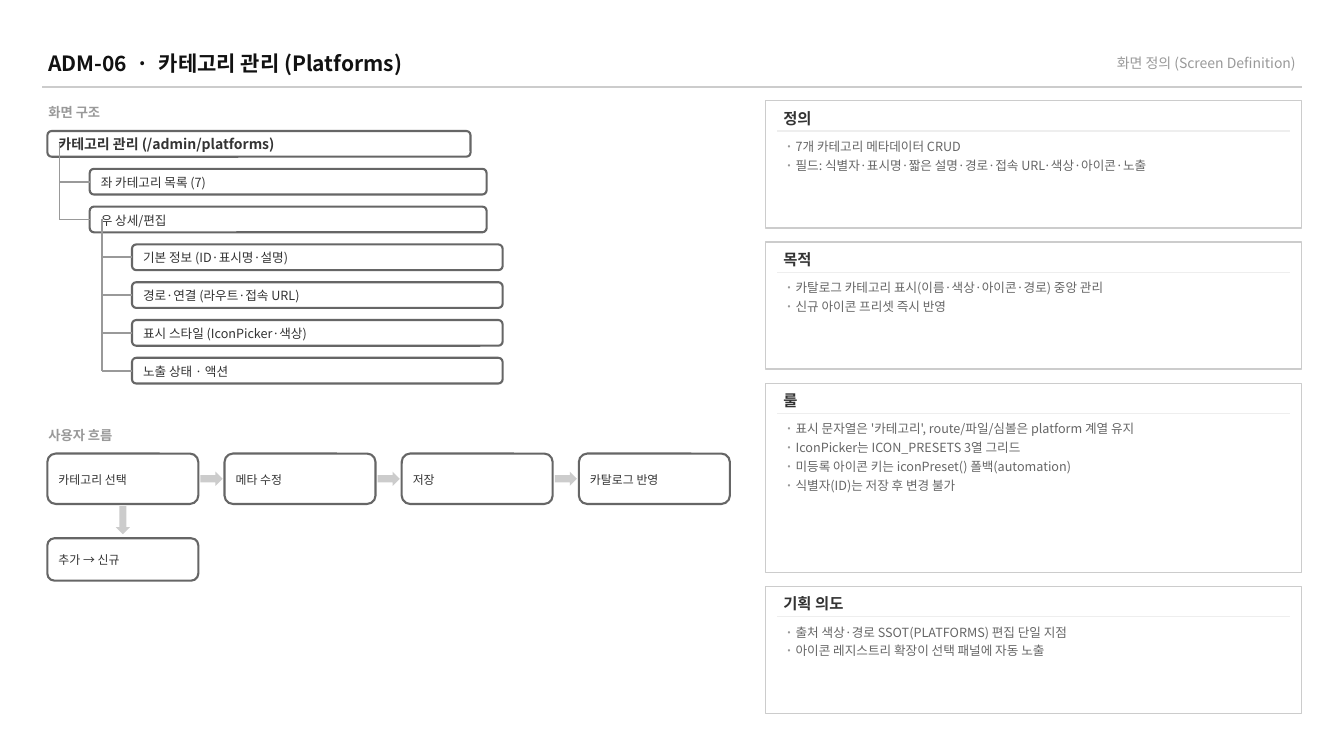
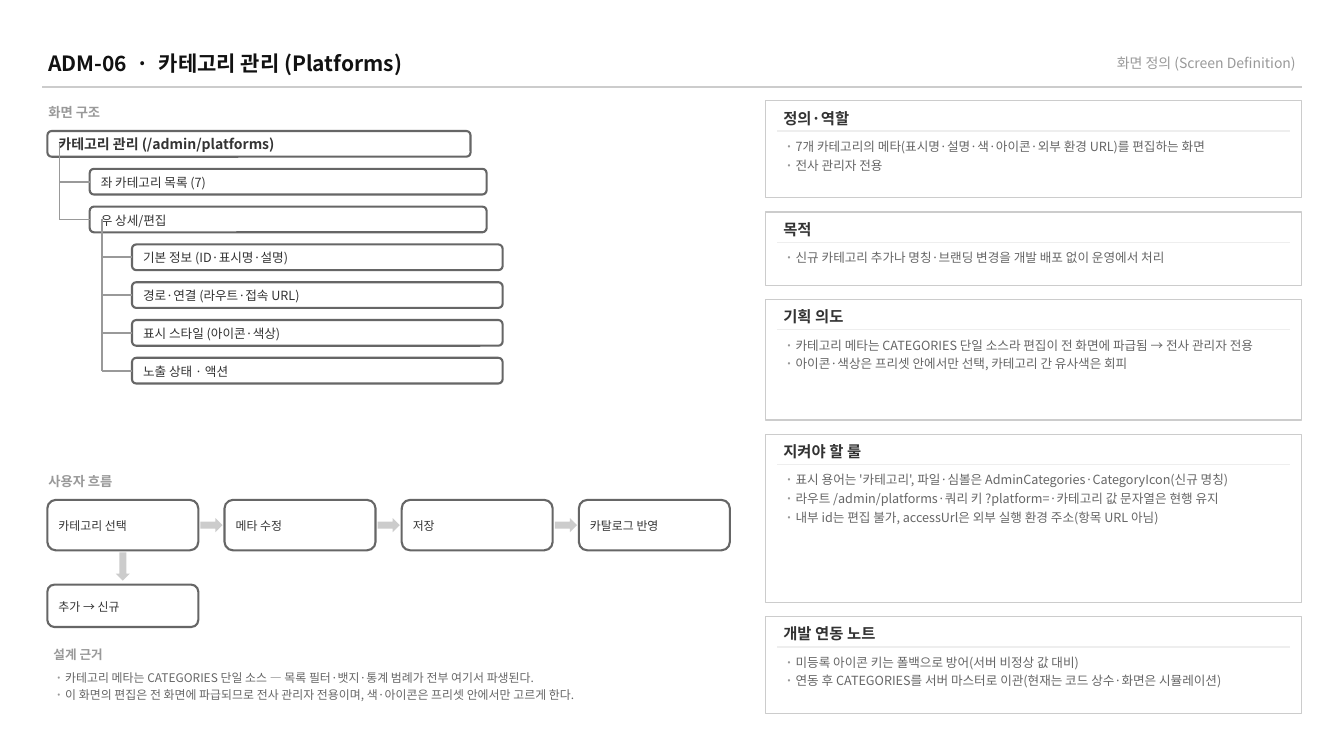
Before and after one commit to BaeNerd/Workspace, a slide deck: slide 15 of axplatform/docs/screen-specs/admin-screens.pptx. Drawn at 1344x756 pixels with LibreOffice and Linux fonts; fonts in the diff are those of the drawing. Boxes give left, top, right and bottom in pixels: in the first picture for what was removed or moved away, otherwise in the second. Text is boxed around its words. In the diff, an @@ line names an element or a change of style, - is before the commit and + after.

```diff
--- a/axplatform/docs/screen-specs/admin-screens.pptx
+++ b/axplatform/docs/screen-specs/admin-screens.pptx
@@ rectangle: place and size @@
-rectangle at <box>765,101,1302,228</box>
+rectangle at <box>765,101,1302,198</box>
@@ text at <box>783,111,849,126</box>: text changed @@
-정의
+정의·역할
@@ text at <box>796,140,1205,171</box>: text changed @@
-· 7개 카테고리 메타데이터 CRUD
-· 필드: 식별자·표시명·짧은 설명·경로·접속 URL·색상·아이콘·노출
+· 7개 카테고리의 메타(표시명·설명·색·아이콘·외부 환경 URL)를 편집하는 화면
+· 전사 관리자 전용
@@ rectangle added at <box>765,212,1302,285</box>, fill #FFFFFF, outline #CCCCCC 1 pt @@
@@ text "목적": place and size @@
-text "목적" at <box>783,252,811,267</box>
+text "목적" at <box>783,222,811,237</box>
@@ line moved from (777, 272) - (1290, 272) to (777, 242) - (1290, 242) @@
@@ text added at <box>796,251,1164,263</box>, 9 pt, text #666666 @@
+· 신규 카테고리 추가나 명칭·브랜딩 변경을 개발 배포 없이 운영에서 처리
@@ rectangle: place and size @@
-rectangle at <box>765,242,1302,369</box>
+rectangle at <box>765,299,1302,420</box>
@@ text removed at <box>796,281,1103,312</box> @@
-· 카탈로그 카테고리 표시(이름·색상·아이콘·경로) 중앙 관리
-· 신규 아이콘 프리셋 즉시 반영
@@ text at <box>143,327,281,341</box>: text changed @@
-표시 스타일 (IconPicker·색상)
+표시 스타일 (아이콘·색상)
@@ text "기획 의도": place and size @@
-text "기획 의도" at <box>783,596,843,611</box>
+text "기획 의도" at <box>783,309,843,324</box>
@@ line added from (777, 330) to (1290, 330), #EEEEEE 1 pt @@
@@ text added at <box>796,339,1253,370</box>, 9 pt, text #666666 @@
+· 카테고리 메타는 CATEGORIES 단일 소스라 편집이 전 화면에 파급됨 → 전사 관리자 전용
+· 아이콘·색상은 프리셋 안에서만 선택, 카테고리 간 유사색은 회피
@@ rectangle: place and size @@
-rectangle at <box>765,383,1302,573</box>
+rectangle at <box>765,435,1302,603</box>
@@ text at <box>783,442,861,462</box>: text changed @@
-룰
+지켜야 할 룰
@@ line moved from (777, 413) - (1290, 413) to (777, 465) - (1290, 465) @@
@@ text at <box>796,473,1228,524</box>: text changed @@
-· 표시 문자열은 '카테고리', route/파일/심볼은 platform 계열 유지
-· IconPicker는 ICON_PRESETS 3열 그리드
-· 미등록 아이콘 키는 iconPreset() 폴백(automation)
-· 식별자(ID)는 저장 후 변경 불가
+· 표시 용어는 '카테고리', 파일·심볼은 AdminCategories·CategoryIcon(신규 명칭)
+· 라우트 /admin/platforms·쿼리 키 ?platform=·카테고리 값 문자열은 현행 유지
+· 내부 id는 편집 불가, accessUrl은 외부 실행 환경 주소(항목 URL 아님)
@@ 6 texts, 5 rounded rectangles, 3 right arrows, 1 down arrow: place and size @@
-6 texts, 5 rounded rectangles, 3 right arrows, 1 down arrow at <box>47,429,730,581</box>
+6 texts, 5 rounded rectangles, 3 right arrows, 1 down arrow at <box>47,475,730,627</box>
@@ rectangle: place and size @@
-rectangle at <box>765,587,1302,714</box>
+rectangle at <box>765,617,1302,714</box>
@@ text added at <box>783,626,875,641</box>, 11 pt, text #333333, bold @@
+개발 연동 노트
@@ text removed at <box>796,626,1067,656</box> @@
-· 출처 색상·경로 SSOT(PLATFORMS) 편집 단일 지점
-· 아이콘 레지스트리 확장이 선택 패널에 자동 노출
@@ text added at <box>53,648,103,660</box>, 9 pt, text #999999, bold @@
+설계 근거
@@ line moved from (777, 617) - (1290, 617) to (777, 647) - (1290, 647) @@
@@ text added at <box>796,656,1221,688</box>, 9 pt, text #666666 @@
+· 미등록 아이콘 키는 폴백으로 방어(서버 비정상 값 대비)
+· 연동 후 CATEGORIES를 서버 마스터로 이관(현재는 코드 상수·화면은 시뮬레이션)
@@ text added at <box>65,672,574,701</box>, 8.5 pt, text #666666 @@
+· 카테고리 메타는 CATEGORIES 단일 소스 — 목록 필터·뱃지·통계 범례가 전부 여기서 파생된다.
+· 이 화면의 편집은 전 화면에 파급되므로 전사 관리자 전용이며, 색·아이콘은 프리셋 안에서만 고르게 한다.
```
Also in this commit, not shown: 21 other slides changed, 6 other files.
